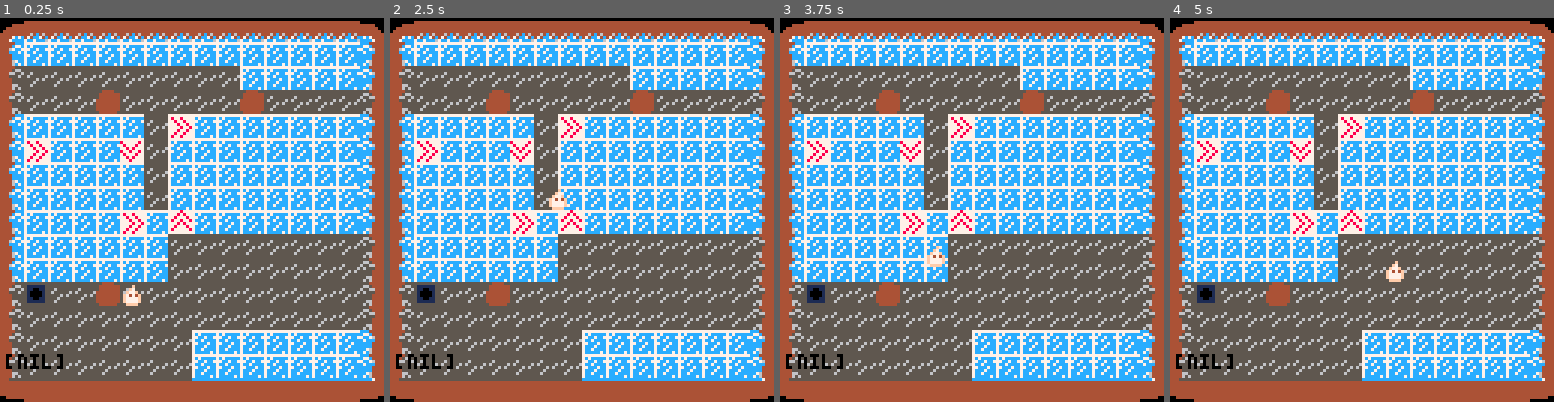
Above: before the commit, frames 1-4 (left to right).
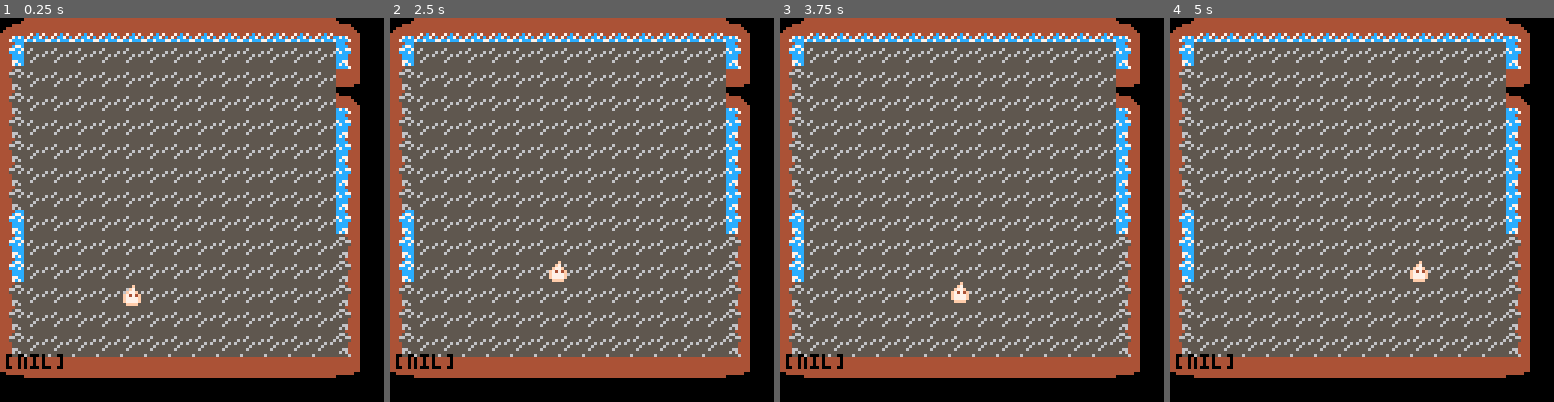
Above: after the commit, the same moments.

Repository: Cybrwire/pico8-tinkering
Game: PICO-8 cartridge ice_cave.p8
The game is run twice, just before and just after one commit, with the same random seed, the same clock (stepped at 60 frames per second) and the same inputs.
Inputs:
- Up to frame 1 (0.25 s): no input
- Up to frame 2 (2.5 s): hold Right 1.6-2.1 s; hold Up 2.15-2.42 s; hold Right from 2.47 s (still down)
- Up to frame 3 (3.75 s): release Right at 3.03 s; hold Left 3.08-3.58 s; hold Down from 3.63 s (still down)
- Up to frame 4 (5 s): release Down at 3.97 s; hold Right 4.02-4.68 s; hold Up from 4.73 s (still down)

The runs differ from the first frame. In frame 1, 62% of the frame differs, in the area x 0-100%, y 0-100%; in frame 2, 62%; in frame 3, 62%; in frame 4, 62%.

Commit message:
updated: sprites

Diff:
--- a/ice_cave.p8
+++ b/ice_cave.p8
@@ -281,20 +281,52 @@
 
 
 
+…(32 lines of a section not shown)…
 __map__
-0a0b0b0b0b0b0b0b0b0b0b0b0b0b0b0c00000000000000000000000000000000000000000000000000000000000000000000000000000000000000000000000000000000000000000000000000000000000000000000000000000000000000000000000000000000000000000000000000000000000000000000000000000000
-1a04040404040404040404040404041c00000000000000000000000000000000000000000000000000000000000000000000000000000000000000000000000000000000000000000000000000000000000000000000000000000000000000000000000000000000000000000000000000000000000000000000000000000000
-1d03030303030303030304040404041c00000000000000000000000000000000000000000000000000000000000000000000000000000000000000000000000000000000000000000000000000000000000000000000000000000000000000000000000000000000000000000000000000000000000000000000000000000000
-1d03030302030303030302030303031f00000000000000000000000000000000000000000000000000000000000000000000000000000000000000000000000000000000000000000000000000000000000000000000000000000000000000000000000000000000000000000000000000000000000000000000000000000000
-1a04040404040306040404040404041c00000000000000000000000000000000000000000000000000000000000000000000000000000000000000000000000000000000000000000000000000000000000000000000000000000000000000000000000000000000000000000000000000000000000000000000000000000000
-1a06040404090304040404040404041c00000000000000000000000000000000000000000000000000000000000000000000000000000000000000000000000000000000000000000000000000000000000000000000000000000000000000000000000000000000000000000000000000000000000000000000000000000000
-1a04040404040304040404040404041c00000000000000000000000000000000000000000000000000000000000000000000000000000000000000000000000000000000000000000000000000000000000000000000000000000000000000000000000000000000000000000000000000000000000000000000000000000000
-1a04040404040304040404040404041c00000000000000000000000000000000000000000000000000000000000000000000000000000000000000000000000000000000000000000000000000000000000000000000000000000000000000000000000000000000000000000000000000000000000000000000000000000000
-1a04040404060407040404040404041c00000000000000000000000000000000000000000000000000000000000000000000000000000000000000000000000000000000000000000000000000000000000000000000000000000000000000000000000000000000000000000000000000000000000000000000000000000000
-1a04040404040403030303030303031f00000000000000000000000000000000000000000000000000000000000000000000000000000000000000000000000000000000000000000000000000000000000000000000000000000000000000000000000000000000000000000000000000000000000000000000000000000000
-1a04040404040403030303030303031f00000000000000000000000000000000000000000000000000000000000000000000000000000000000000000000000000000000000000000000000000000000000000000000000000000000000000000000000000000000000000000000000000000000000000000000000000000000
-1d05030302030303030303030303031f00000000000000000000000000000000000000000000000000000000000000000000000000000000000000000000000000000000000000000000000000000000000000000000000000000000000000000000000000000000000000000000000000000000000000000000000000000000
-1d03030303030303030303030303031f00000000000000000000000000000000000000000000000000000000000000000000000000000000000000000000000000000000000000000000000000000000000000000000000000000000000000000000000000000000000000000000000000000000000000000000000000000000
-1d03030303030303040404040404041c00000000000000000000000000000000000000000000000000000000000000000000000000000000000000000000000000000000000000000000000000000000000000000000000000000000000000000000000000000000000000000000000000000000000000000000000000000000
-1d03030303030303040404040404041c00000000000000000000000000000000000000000000000000000000000000000000000000000000000000000000000000000000000000000000000000000000000000000000000000000000000000000000000000000000000000000000000000000000000000000000000000000000
+4041414141414141414141414141420c00000000000000000000000000000000000000000000000000000000000000000000000000000000000000000000000000000000000000000000000000000000000000000000000000000000000000000000000000000000000000000000000000000000000000000000000000000000
+5003030303030303030303030303521c00000000000000000000000000000000000000000000000000000000000000000000000000000000000000000000000000000000000000000000000000000000000000000000000000000000000000000000000000000000000000000000000000000000000000000000000000000000
+5303030303030303030303030303621c00000000000000000000000000000000000000000000000000000000000000000000000000000000000000000000000000000000000000000000000000000000000000000000000000000000000000000000000000000000000000000000000000000000000000000000000000000000
+5303030303030303030303030303422c00000000000000000000000000000000000000000000000000000000000000000000000000000000000000000000000000000000000000000000000000000000000000000000000000000000000000000000000000000000000000000000000000000000000000000000000000000000
+5303030303030303030303030303520c00000000000000000000000000000000000000000000000000000000000000000000000000000000000000000000000000000000000000000000000000000000000000000000000000000000000000000000000000000000000000000000000000000000000000000000000000000000
+5303030303030303030303030303521c00000000000000000000000000000000000000000000000000000000000000000000000000000000000000000000000000000000000000000000000000000000000000000000000000000000000000000000000000000000000000000000000000000000000000000000000000000000
+5303030303030303030303030303521c00000000000000000000000000000000000000000000000000000000000000000000000000000000000000000000000000000000000000000000000000000000000000000000000000000000000000000000000000000000000000000000000000000000000000000000000000000000
+5303030303030303030303030303521c00000000000000000000000000000000000000000000000000000000000000000000000000000000000000000000000000000000000000000000000000000000000000000000000000000000000000000000000000000000000000000000000000000000000000000000000000000000
+5003030303030303030303030303521c00000000000000000000000000000000000000000000000000000000000000000000000000000000000000000000000000000000000000000000000000000000000000000000000000000000000000000000000000000000000000000000000000000000000000000000000000000000
+5003030303030303030303030303551f00000000000000000000000000000000000000000000000000000000000000000000000000000000000000000000000000000000000000000000000000000000000000000000000000000000000000000000000000000000000000000000000000000000000000000000000000000000
+5003030303030303030303030303551f00000000000000000000000000000000000000000000000000000000000000000000000000000000000000000000000000000000000000000000000000000000000000000000000000000000000000000000000000000000000000000000000000000000000000000000000000000000
+5303030303030303030303030303551f00000000000000000000000000000000000000000000000000000000000000000000000000000000000000000000000000000000000000000000000000000000000000000000000000000000000000000000000000000000000000000000000000000000000000000000000000000000
+5303030303030303030303030303551f00000000000000000000000000000000000000000000000000000000000000000000000000000000000000000000000000000000000000000000000000000000000000000000000000000000000000000000000000000000000000000000000000000000000000000000000000000000
+5303030303030303030303030303551c00000000000000000000000000000000000000000000000000000000000000000000000000000000000000000000000000000000000000000000000000000000000000000000000000000000000000000000000000000000000000000000000000000000000000000000000000000000
+6364646464646464646464646464651c00000000000000000000000000000000000000000000000000000000000000000000000000000000000000000000000000000000000000000000000000000000000000000000000000000000000000000000000000000000000000000000000000000000000000000000000000000000
 2d2e2e2e2e2e2e2e2b2b2b2b2b2b2b2c00000000000000000000000000000000000000000000000000000000000000000000000000000000000000000000000000000000000000000000000000000000000000000000000000000000000000000000000000000000000000000000000000000000000000000000000000000000
Not shown, changed: 56 lines of the sprite sheet (__gfx__) section of ice_cave.p8
